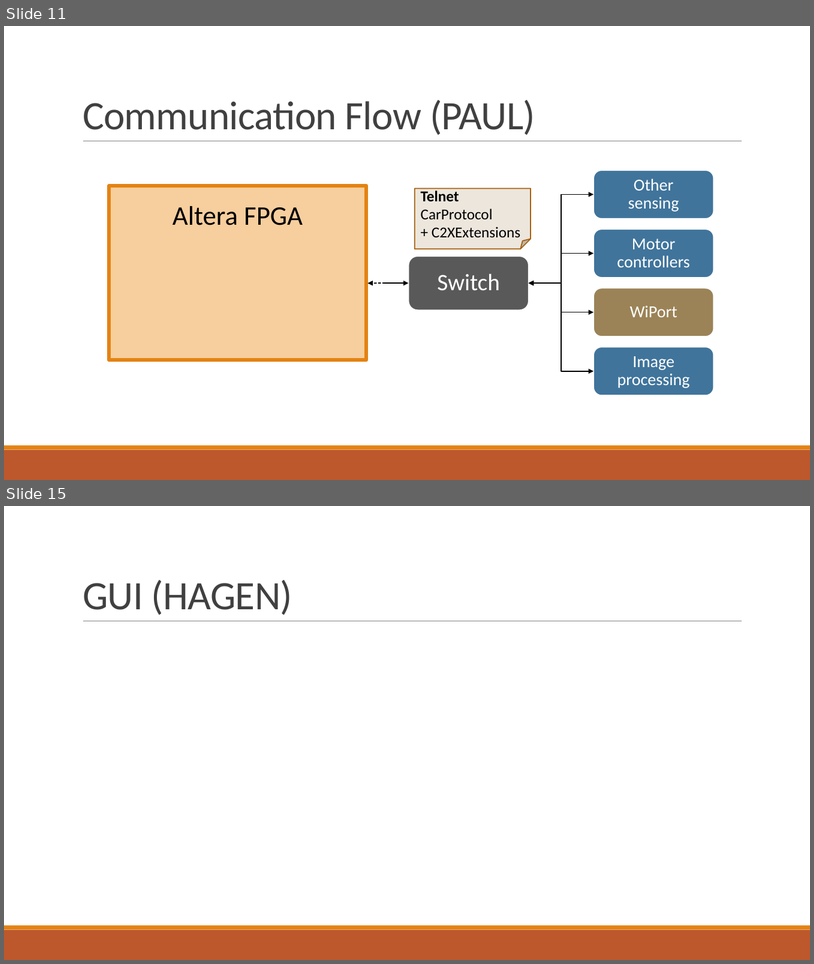
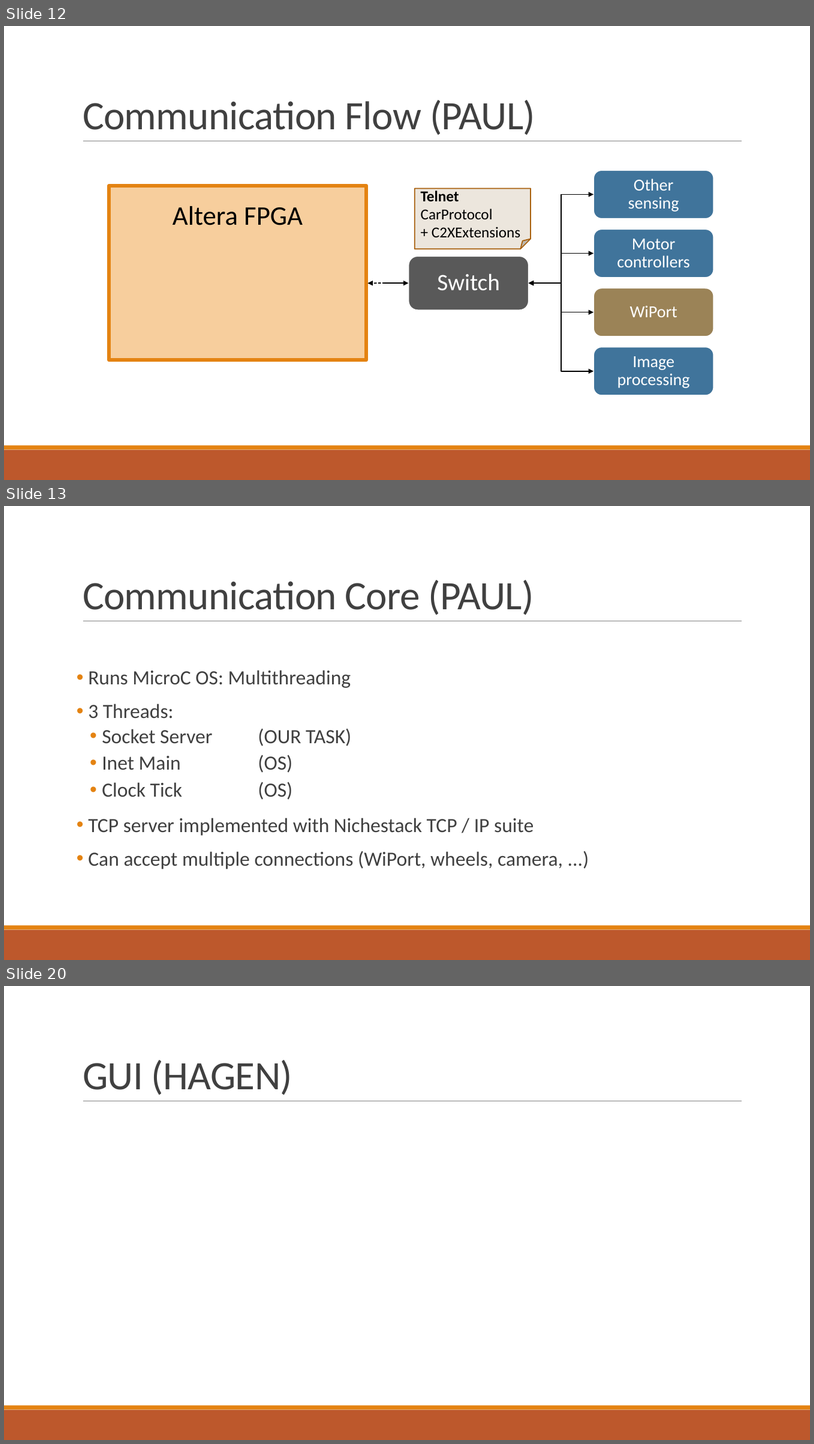
Before and after one commit to fjanssen/Car2X, a slide deck: doc/FinalPresentation.pptx. Shown one above the other, each under a label of ours: slides 11 and 15 before the commit, slides 12, 13 and 20 after it; the slides between them are not shown. The pictures are 814x964 and 814x1444 pixels, drawn with LibreOffice and Linux fonts; fonts in the diff are those of the drawing. Boxes give left, top, right and bottom in pixels: in the first picture for what was removed or moved away, otherwise in the second. Text is boxed around its words. In the diff, an @@ line names an element or a change of style, - is before the commit and + after.

Commit message:
Updated comms and core slides. Added control and remote_control message examples.

```diff
--- a/doc/FinalPresentation.pptx
+++ b/doc/FinalPresentation.pptx
@@ slide 13 added at (x1=4, y1=506, x2=810, y2=960), background #FFFFFF; not listed: 3 template elements that a slide beside it also shows @@
@@ title added at (x1=83, y1=580, x2=534, y2=615), 48 pt, text #404040 @@
+Communication Core (PAUL)
@@ text added at (x1=88, y1=670, x2=563, y2=869), 24 pt, text #404040 @@
+• Runs MicroC OS: Multithreading
+• 3 Threads:
+  • Socket Server (OUR TASK)
+  • Inet Main (OS)
+  • Clock Tick (OS)
+• TCP server implemented with Nichestack TCP / IP suite
+• Can accept multiple connections (WiPort, wheels, camera, ...)
@@ what was slide 11 is now slide 12 @@
@@ what was slide 15 is now slide 20 @@
```
Also in this commit, not shown: 1 slide changed, 7 other slides added, 3 slides removed, 2 other files.
